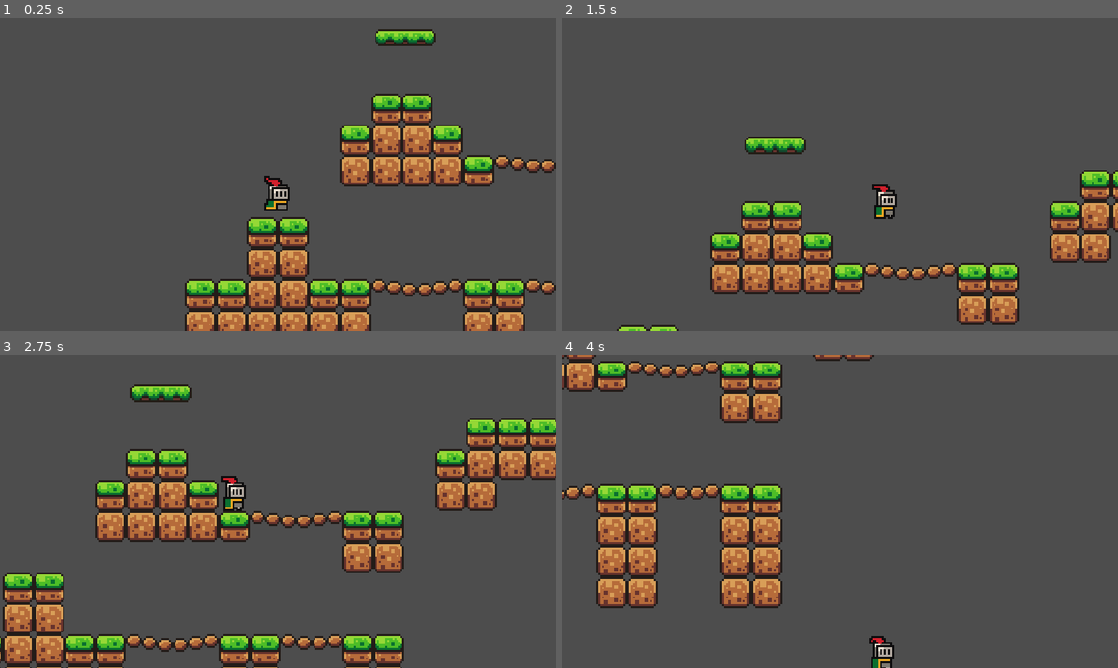
Above: before the commit, frames 1-4 (two rows, left to right).
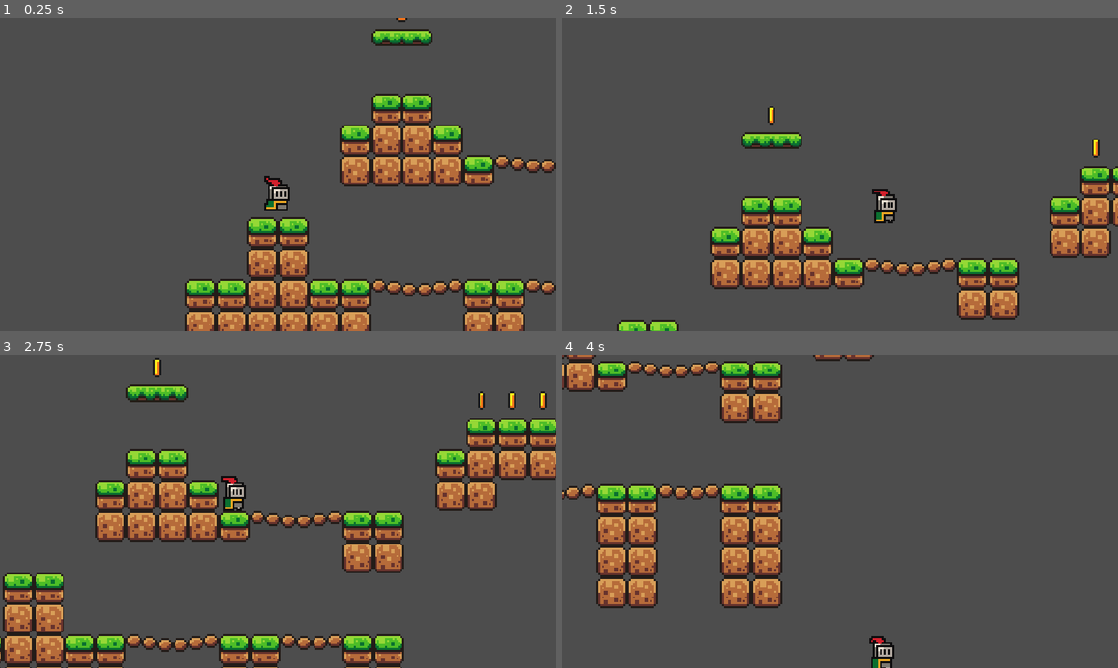
Above: after the commit, the same moments.

Repository: CCuento0914/brackeys-tutorial
Game: Godot game, scene res://scenes/game.tscn
Two runs of this game, one before a commit and one after it. Both use one fixed random seed, a clock stepped at 60 frames per second and the inputs below.
Inputs:
- Up to frame 1 (0.25 s): no input
- Up to frame 2 (1.5 s): tap Enter (ui_accept) at 0.5, 0.77 s; hold Right (ui_right) from 0.53 s (still down)
- Up to frame 3 (2.75 s): tap Enter (ui_accept) at 1.52 s; release Right (ui_right) at 2.03 s; hold Left (ui_left) from 2.03 s (still down)
- Up to frame 4 (4 s): release Left (ui_left) at 2.78 s; hold Right (ui_right) from 2.78 s (still down); tap Enter (ui_accept) at 3.02, 3.77 s

The runs differ from the first frame. In frame 1, 0.3% of the frame differs, in the area x 66-79%, y 0-9%; in frame 2, 10%, in the area x 9-100%, y 28-100%; in frame 3, 0.7%; in frame 4, nothing differs.
Error after the commit: Parse Error: Mixed use of tabs and spaces for indentation. (res://scripts/coin.gd:6)

Commit message:
Added coin scene + animation + added script

Diff:
--- /dev/null
+++ b/scenes/coin.tscn
@@ -0,0 +1,110 @@
+[gd_scene format=3 uid="uid://difopnpuef8px"]
+
+[ext_resource type="Script" uid="uid://dmfwanthc5gn4" path="res://scripts/coin.gd" id="1_i64fm"]
+[ext_resource type="Texture2D" uid="uid://ci4d0od6n8667" path="res://assets/sprites/coin.png" id="1_rwqht"]
+
+[sub_resource type="AtlasTexture" id="AtlasTexture_i64fm"]
+atlas = ExtResource("1_rwqht")
+region = Rect2(0, 0, 16, 16)
+
+[sub_resource type="AtlasTexture" id="AtlasTexture_11l1o"]
+atlas = ExtResource("1_rwqht")
+region = Rect2(16, 0, 16, 16)
+
+[sub_resource type="AtlasTexture" id="AtlasTexture_d14el"]
+atlas = ExtResource("1_rwqht")
+region = Rect2(32, 0, 16, 16)
+
+[sub_resource type="AtlasTexture" id="AtlasTexture_1ikuy"]
+atlas = ExtResource("1_rwqht")
+region = Rect2(48, 0, 16, 16)
+
+[sub_resource type="AtlasTexture" id="AtlasTexture_wnlwo"]
+atlas = ExtResource("1_rwqht")
+region = Rect2(64, 0, 16, 16)
+
+[sub_resource type="AtlasTexture" id="AtlasTexture_jig8b"]
+atlas = ExtResource("1_rwqht")
+region = Rect2(80, 0, 16, 16)
+
+[sub_resource type="AtlasTexture" id="AtlasTexture_xmuha"]
+atlas = ExtResource("1_rwqht")
+region = Rect2(96, 0, 16, 16)
+
+[sub_resource type="AtlasTexture" id="AtlasTexture_kfxoj"]
+atlas = ExtResource("1_rwqht")
+region = Rect2(112, 0, 16, 16)
+
+[sub_resource type="AtlasTexture" id="AtlasTexture_jsmju"]
+atlas = ExtResource("1_rwqht")
+region = Rect2(128, 0, 16, 16)
+
+[sub_resource type="AtlasTexture" id="AtlasTexture_s0mny"]
+atlas = ExtResource("1_rwqht")
+region = Rect2(144, 0, 16, 16)
+
+[sub_resource type="AtlasTexture" id="AtlasTexture_7cc30"]
+atlas = ExtResource("1_rwqht")
+region = Rect2(160, 0, 16, 16)
+
+[sub_resource type="AtlasTexture" id="AtlasTexture_rojmm"]
+atlas = ExtResource("1_rwqht")
+region = Rect2(176, 0, 16, 16)
+
+[sub_resource type="SpriteFrames" id="SpriteFrames_ahyey"]
+animations = [{
+"frames": [{
+"duration": 1.0,
+"texture": SubResource("AtlasTexture_i64fm")
+}, {
+"duration": 1.0,
+"texture": SubResource("AtlasTexture_11l1o")
+}, {
+"duration": 1.0,
+"texture": SubResource("AtlasTexture_d14el")
+}, {
+"duration": 1.0,
+"texture": SubResource("AtlasTexture_1ikuy")
+}, {
+"duration": 1.0,
+"texture": SubResource("AtlasTexture_wnlwo")
+}, {
+"duration": 1.0,
+"texture": SubResource("AtlasTexture_jig8b")
+}, {
+"duration": 1.0,
+"texture": SubResource("AtlasTexture_xmuha")
+}, {
+"duration": 1.0,
+"texture": SubResource("AtlasTexture_kfxoj")
+}, {
+"duration": 1.0,
+"texture": SubResource("AtlasTexture_jsmju")
+}, {
+"duration": 1.0,
+"texture": SubResource("AtlasTexture_s0mny")
+}, {
+"duration": 1.0,
+"texture": SubResource("AtlasTexture_7cc30")
+}, {
+"duration": 1.0,
+"texture": SubResource("AtlasTexture_rojmm")
+}],
+"loop": 1,
+"name": &"default",
+"speed": 10.0
+}]
+
+[sub_resource type="CircleShape2D" id="CircleShape2D_ahyey"]
+radius = 4.0
+
+[node name="Coin" type="Area2D" unique_id=1961703804]
+script = ExtResource("1_i64fm")
+
+[node name="AnimatedSprite2D" type="AnimatedSprite2D" parent="." unique_id=851697817]
+sprite_frames = SubResource("SpriteFrames_ahyey")
+autoplay = "default"
+frame_progress = 0.081513695
+
+[node name="CollisionShape2D" type="CollisionShape2D" parent="." unique_id=1137976162]
+shape = SubResource("CircleShape2D_ahyey")
--- a/scenes/game.tscn
+++ b/scenes/game.tscn
@@ -3,6 +3,7 @@
 [ext_resource type="PackedScene" uid="uid://dm7aft4507k5k" path="res://scenes/player.tscn" id="1_uwrxv"]
 [ext_resource type="Texture2D" uid="uid://d226d8skiuioy" path="res://assets/sprites/world_tileset.png" id="2_yqjtg"]
 [ext_resource type="PackedScene" uid="uid://h6bav68y1b05" path="res://scenes/platform.tscn" id="3_lnu2h"]
+[ext_resource type="PackedScene" uid="uid://difopnpuef8px" path="res://scenes/coin.tscn" id="4_lbhrr"]
 
 [sub_resource type="TileSetAtlasSource" id="TileSetAtlasSource_yqjtg"]
 texture = ExtResource("2_yqjtg")
@@ -229,7 +230,7 @@
 position_smoothing_enabled = true
 
 [node name="Platform" parent="." unique_id=1038683717 instance=ExtResource("3_lnu2h")]
-position = Vector2(66, -61)
+position = Vector2(64, -61)
 
 [node name="Platform2" parent="." unique_id=1947820512 instance=ExtResource("3_lnu2h")]
 position = Vector2(289, -42)
@@ -237,3 +238,15 @@
 [node name="AnimationPlayer" type="AnimationPlayer" parent="Platform2" unique_id=1348866754]
 libraries/ = SubResource("AnimationLibrary_iywne")
 autoplay = &"move"
+
+[node name="Coin" parent="." unique_id=1961703804 instance=ExtResource("4_lbhrr")]
+position = Vector2(64, -74)
+
+[node name="Coin2" parent="." unique_id=1456440481 instance=ExtResource("4_lbhrr")]
+position = Vector2(232, -57)
+
+[node name="Coin3" parent="." unique_id=1981605544 instance=ExtResource("4_lbhrr")]
+position = Vector2(248, -57)
+
+[node name="Coin4" parent="." unique_id=583067123 instance=ExtResource("4_lbhrr")]
+position = Vector2(264, -57)
--- /dev/null
+++ b/scripts/coin.gd
@@ -0,0 +1,11 @@
+extends Area2D
+
+
+# Called when the node enters the scene tree for the first time.
+func _ready() -> void:
+	 print("I'm a coin")
+
+
+# Called every frame. 'delta' is the elapsed time since the previous frame.
+func _process(delta: float) -> void:
+	pass
Not shown, added: scripts/coin.gd.uid
